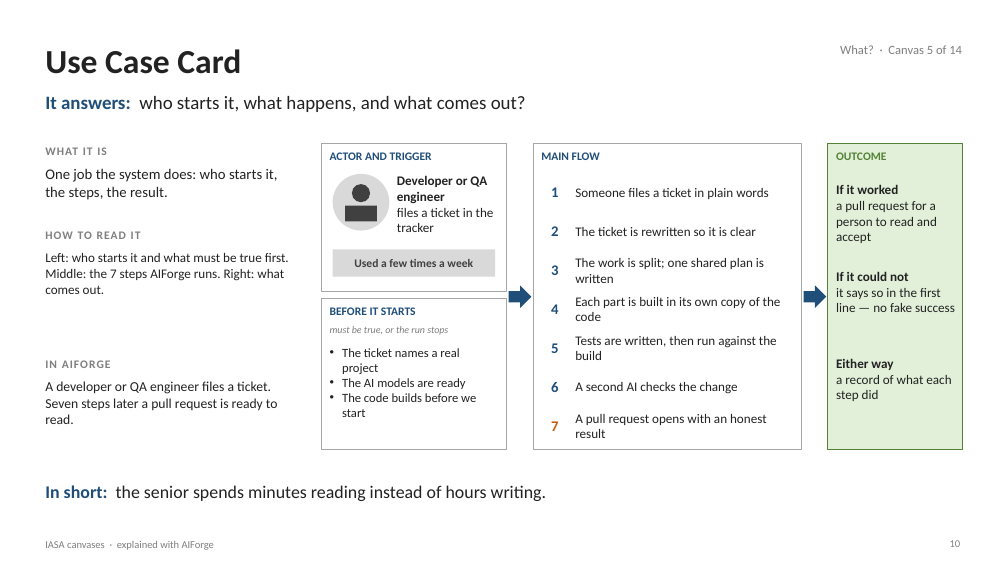
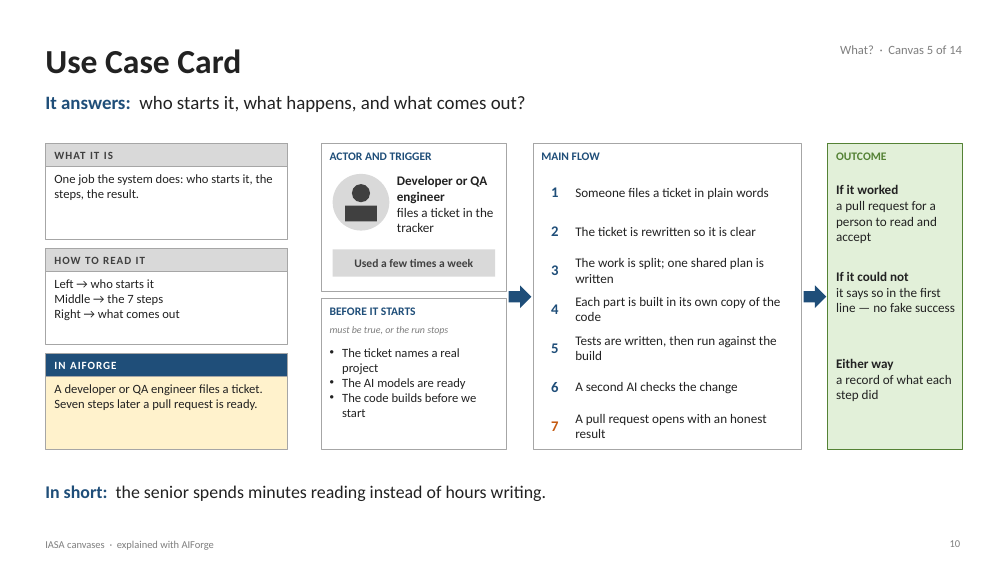
Before and after one commit to Manikanta-Reddy-Pasala/tools, a slide deck: slide 10 of course/iasa-aiforge/IASA-Canvases-with-AIForge.pptx. Drawn at 1008x567 pixels with LibreOffice and Linux fonts; fonts in the diff are those of the drawing. Boxes give left, top, right and bottom in pixels: in the first picture for what was removed or moved away, otherwise in the second. Text is boxed around its words. In the diff, an @@ line names an element or a change of style, - is before the commit and + after.

```diff
--- a/course/iasa-aiforge/IASA-Canvases-with-AIForge.pptx
+++ b/course/iasa-aiforge/IASA-Canvases-with-AIForge.pptx
@@ rectangle added at (x1=45, y1=144, x2=287, y2=240), fill #FFFFFF, outline #A6A6A6 0.75 pt @@
@@ rectangle added at (x1=45, y1=144, x2=287, y2=166), fill #D9D9D9, outline #A6A6A6 0.75 pt @@
@@ text "WHAT IT IS" moved from (x1=45, y1=147, x2=107, y2=155) to (x1=54, y1=152, x2=113, y2=159) @@
@@ text "WHAT IT IS" at (x1=54, y1=152, x2=113, y2=159): size 11 to 10.5 pt, text colour #7F7F7F to #404040; vertical alignment top to middle @@
@@ text "One job the system does: ..." moved from (x1=45, y1=168, x2=278, y2=200) to (x1=54, y1=174, x2=273, y2=200) @@
@@ text "One job the system does: ..." at (x1=54, y1=174, x2=273, y2=200): size 14 to 12 pt @@
@@ rectangle added at (x1=45, y1=249, x2=287, y2=345), fill #FFFFFF, outline #A6A6A6 0.75 pt @@
@@ rectangle added at (x1=45, y1=249, x2=287, y2=271), fill #D9D9D9, outline #A6A6A6 0.75 pt @@
@@ text "HOW TO READ IT" at (x1=54, y1=257, x2=145, y2=264): size 11 to 10.5 pt, text colour #7F7F7F to #404040; vertical alignment top to middle @@
@@ text "HOW TO READ IT" moved from (x1=45, y1=231, x2=141, y2=239) to (x1=54, y1=257, x2=145, y2=264) @@
@@ text at (x1=54, y1=279, x2=179, y2=320): text changed; size 12.5 to 12 pt @@
-Left: who starts it and what must be true first. Middle: the 7 steps AIForge runs. Right: what comes out.
+Left → who starts it
+Middle → the 7 steps
+Right → what comes out
@@ rectangle added at (x1=45, y1=354, x2=287, y2=450), fill #FFF2CC, outline #A6A6A6 0.75 pt @@
@@ rectangle added at (x1=45, y1=354, x2=287, y2=377), fill #1F4E79, outline #A6A6A6 0.75 pt @@
@@ text "IN AIFORGE" moved from (x1=45, y1=360, x2=111, y2=368) to (x1=54, y1=361, x2=116, y2=369) @@
@@ text "IN AIFORGE" at (x1=54, y1=361, x2=116, y2=369): size 11 to 10.5 pt, text colour #7F7F7F to #FFFFFF; vertical alignment top to middle @@
@@ text at (x1=54, y1=384, x2=263, y2=410): text changed; size 13 to 12 pt @@
-A developer or QA engineer files a ticket. Seven steps later a pull request is ready to read.
+A developer or QA engineer files a ticket. Seven steps later a pull request is ready.
```
Also in this commit, not shown: 13 other slides changed, 2 other files.
